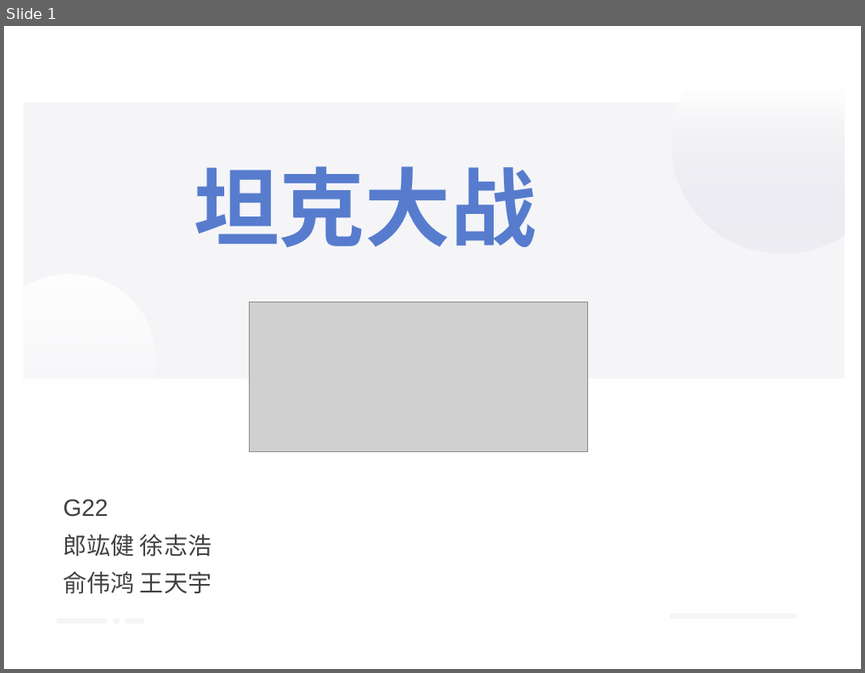
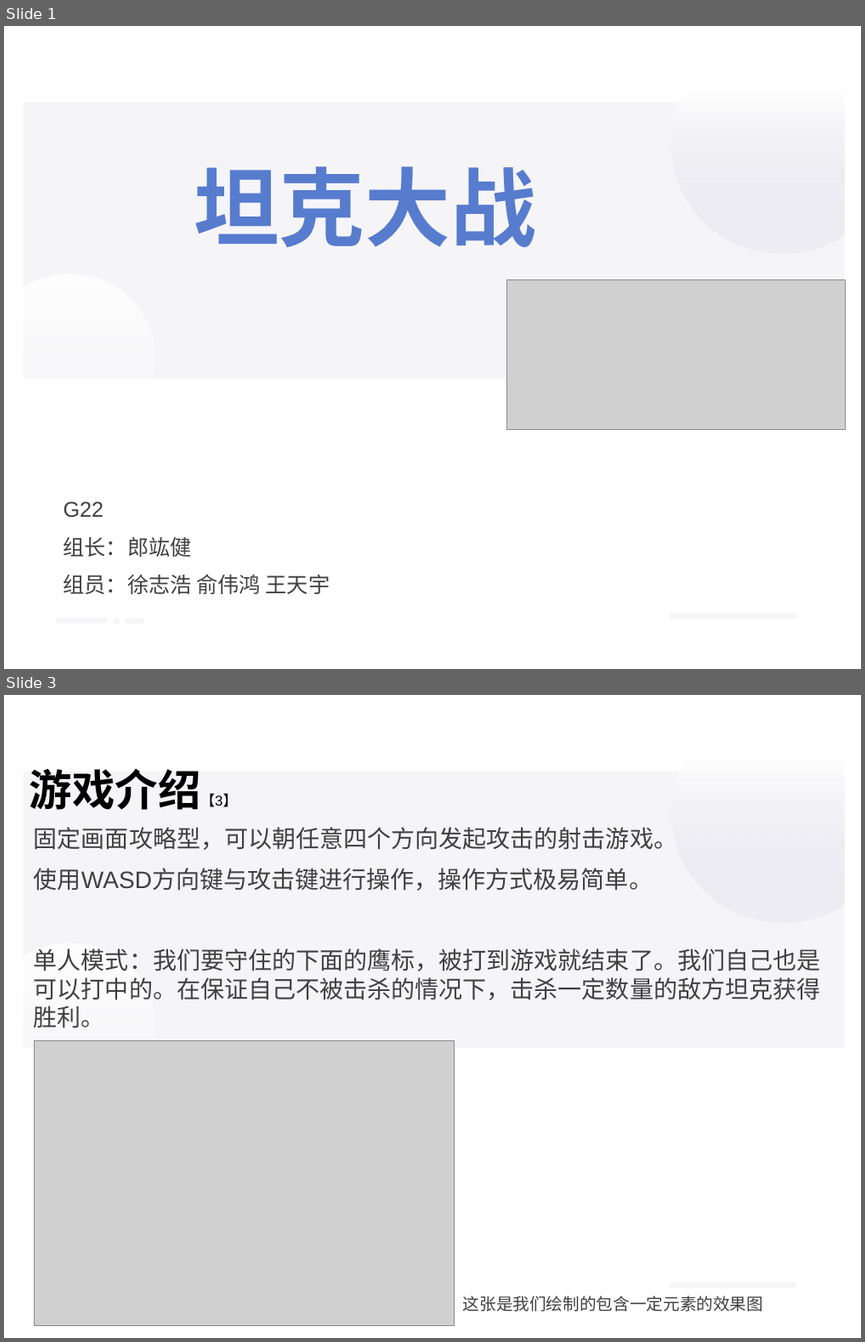
Before and after one commit to agukl/tankWar, a slide deck: 坦克大战.ppt. Shown one above the other, each under a label of ours: slide 1 before the commit, slides 1 and 3 after it; the slides between them are not shown. The pictures are 865x673 and 865x1342 pixels, drawn with LibreOffice and Linux fonts; fonts in the diff are those of the drawing; grey boxes stand for pictures. Boxes give left, top, right and bottom in pixels: in the first picture for what was removed or moved away, otherwise in the second. Text is boxed around its words. In the diff, an @@ line names an element or a change of style, - is before the commit and + after.

```diff
--- a/坦克大战.ppt
+++ b/坦克大战.ppt
@@ slide 3 added at bbox=[4, 695, 861, 1338], background #FFFFFF; not listed: 4 template elements that a slide beside it also shows @@
@@ title added at bbox=[30, 769, 237, 810], 36 pt, text #000000, bold @@
+游戏介绍【3】
@@ subtitle added at bbox=[34, 827, 820, 1028], 20 pt, text #404040 @@
+固定画面攻略型，可以朝任意四个方向发起攻击的射击游戏。
+使用WASD方向键与攻击键进行操作，操作方式极易简单。
+单人模式：我们要守住的下面的鹰标，被打到游戏就结束了。我们自己也是可以打中的。在保证自己不被击杀的情况下，击杀一定数量的敌方坦克获得胜利。
@@ picture added at bbox=[34, 1041, 454, 1326] @@
@@ text added at bbox=[463, 1295, 763, 1311], 14 pt, text #404040 @@
+这张是我们绘制的包含一定元素的效果图
@@ slide 1 changed as well @@
@@ picture: place and size @@
-picture at bbox=[249, 302, 587, 452]
+picture at bbox=[507, 279, 846, 430]
@@ subtitle at bbox=[64, 501, 104, 517]: size 20 to 18 pt in "G22"; line spacing 0.9 to 1 @@
@@ subtitle at bbox=[64, 537, 330, 594]: text changed; size 20 to 18 pt @@
-郎竑健 徐志浩
-俞伟鸿 王天宇
+组长：郎竑健
+组员：徐志浩 俞伟鸿 王天宇
```
Also in this commit, not shown: 9 other slides changed, 2 other slides added, 2 other files.
